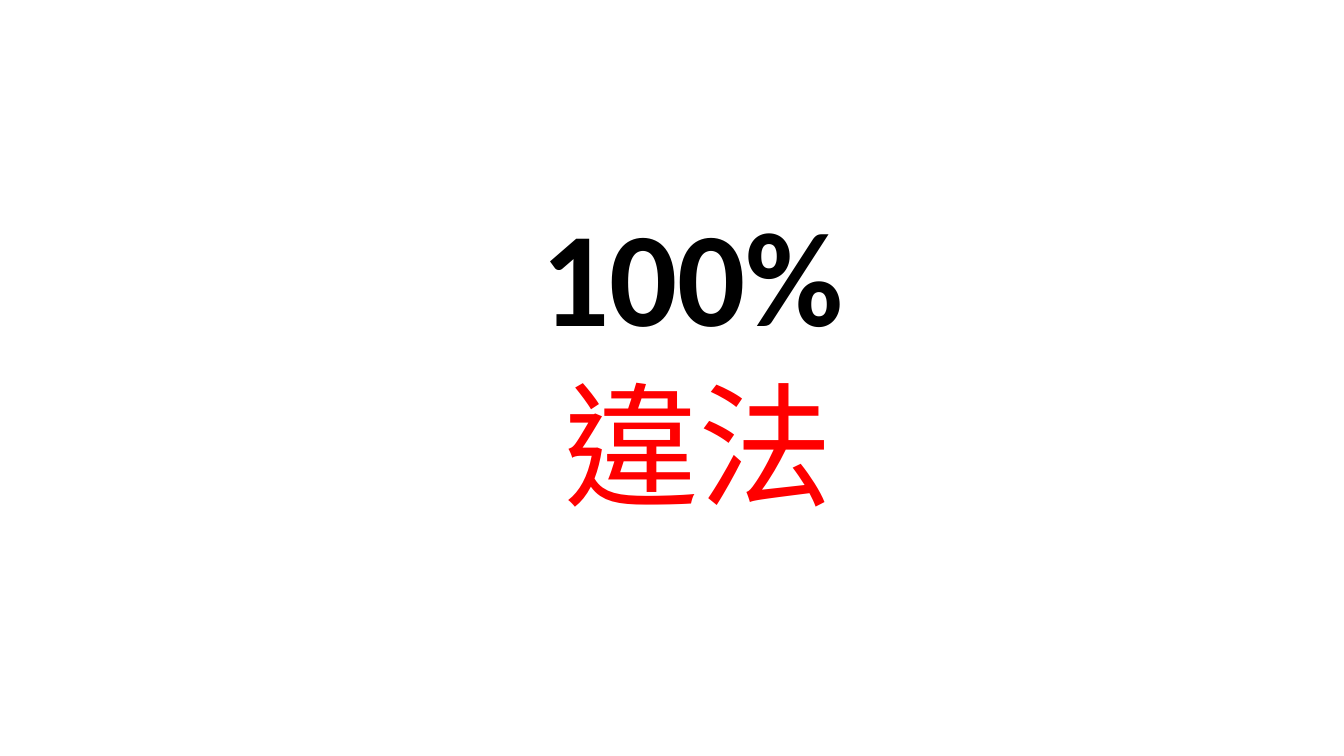
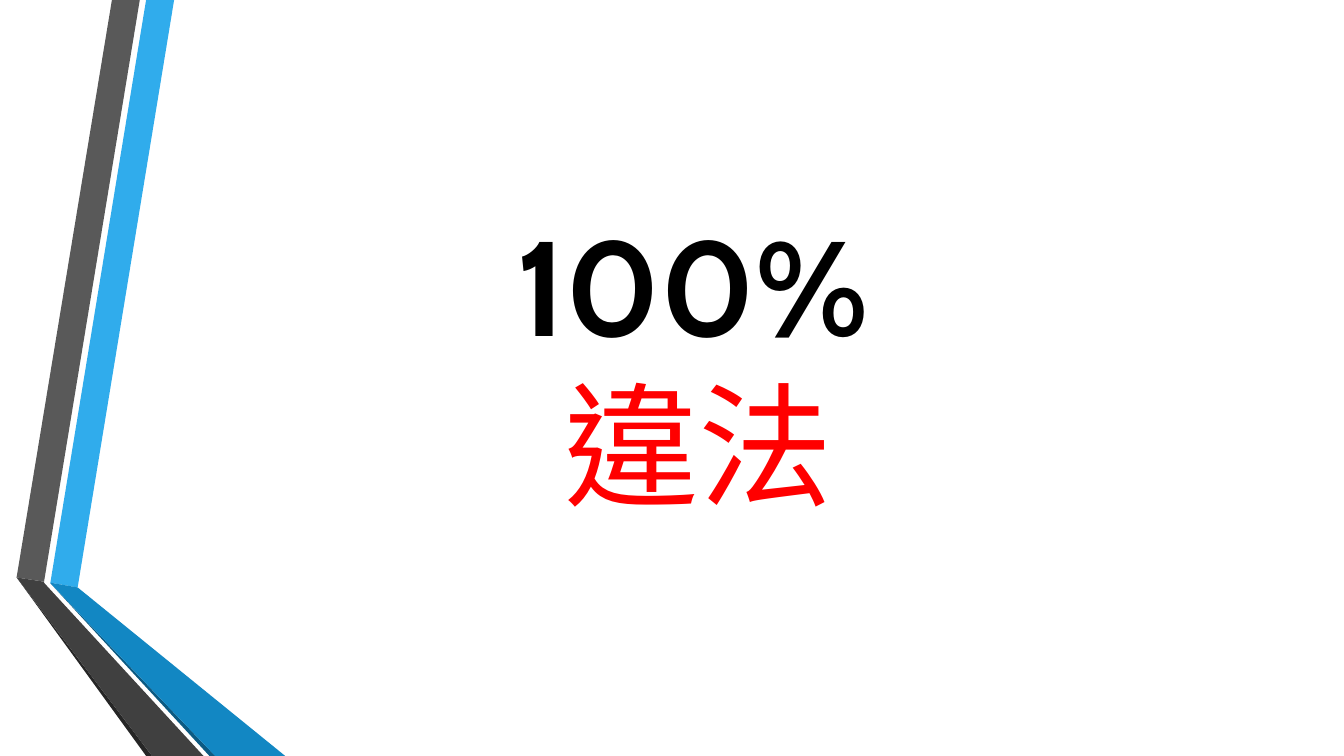
Before and after one commit to Jameswilson7788/school, a slide deck: slide 13 of 政府產業政策簡報.pptx (slide 10 before the commit). Drawn at 1344x756 pixels with LibreOffice and Linux fonts; fonts in the diff are those of the drawing; background and template pictures are left out. Boxes give left, top, right and bottom in pixels: in the first picture for what was removed or moved away, otherwise in the second. Text is boxed around its words. In the diff, an @@ line names an element or a change of style, - is before the commit and + after.

```diff
--- a/政府產業政策簡報.pptx
+++ b/政府產業政策簡報.pptx
@@ title "100%" at [516, 240, 869, 338]: font Calibri to Cabin; line spacing 0.9 to 1 @@
@@ group added at [16, 0, 285, 756]: 6 freeform shapes @@
```
Also in this commit, not shown: 13 other slides changed, 7 slides added, 4 slides removed.
